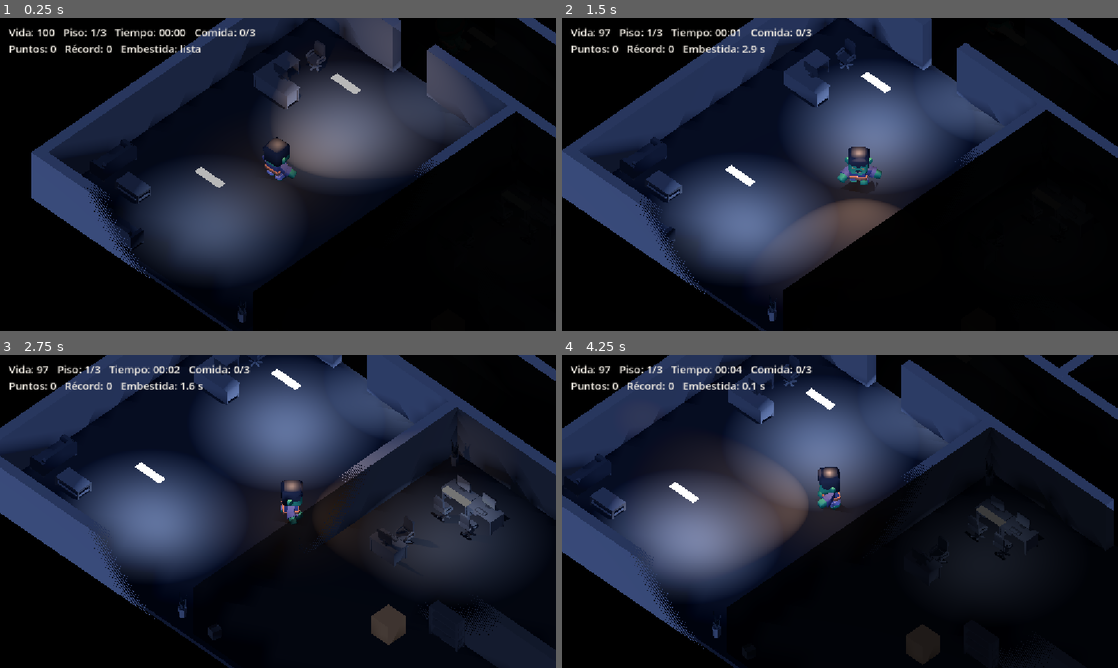
Above: before the commit, frames 1-4 (two rows, left to right).
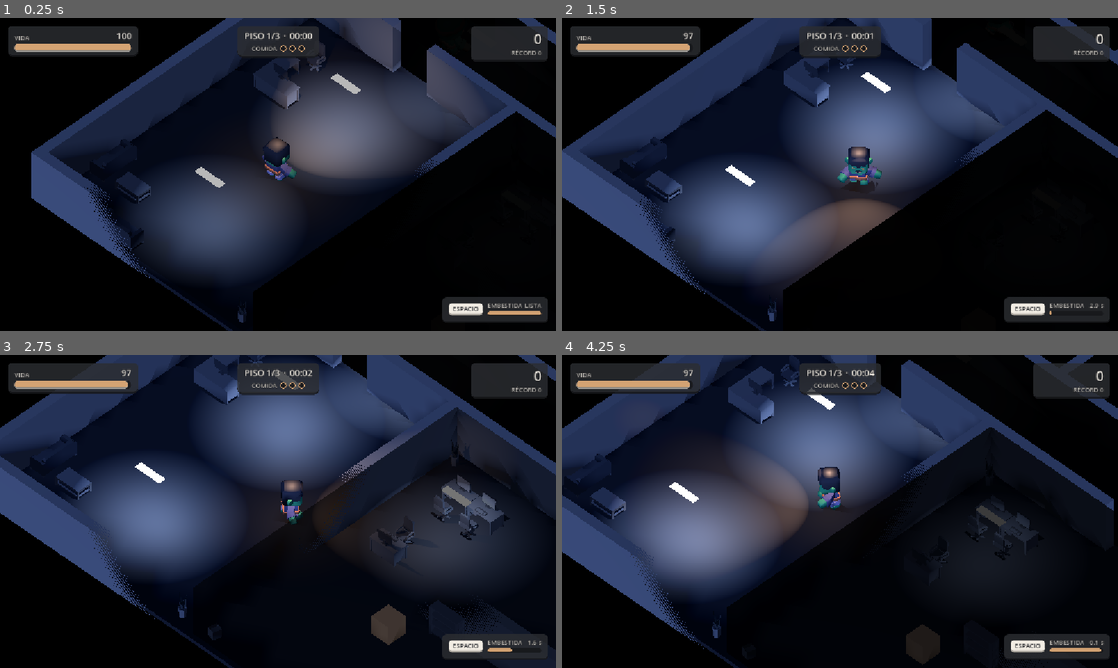
Above: after the commit, the same moments.

Repository: SofiaRubiano10/Zombivors_4to
Game: Godot game, scene res://main.tscn
Two runs of this game, one before a commit and one after it. Both use one fixed random seed, a clock stepped at 60 frames per second and the inputs below.
Inputs:
- Up to frame 1 (0.25 s): no input
- Up to frame 2 (1.5 s): tap Enter at 0.5 s; hold D (move_right) 0.53-1.28 s; hold Shift (correr) 0.53-1.28 s; hold S (move_down) from 1.28 s (still down); tap Space (embestir) at 1.35 s
- Up to frame 3 (2.75 s): release S (move_down) at 2.03 s; hold D (move_right) from 2.03 s (still down); tap E (interactuar) at 2.1 s
- Up to frame 4 (4.25 s): release D (move_right) at 2.78 s; hold W (move_up) 2.78-3.53 s; tap F at 2.85 s; hold A (move_left) from 3.53 s (still down); tap G at 3.6 s

The runs differ from the first frame. In frame 1, 6.3% of the frame differs, in the area x 1-99%, y 2-98%; in frame 2, 6.5%; in frame 3, 5.7%; in frame 4, 6.6%.

Commit message:
C7-02 HUD ordenado en recuadros anclados
El texto de una sola línea pasa a recuadros en las esquinas, anclados para que
se queden en su sitio con cualquier tamaño de ventana: vida con barra (arriba
izquierda), piso, cronómetro y comida con un punto por alimento (arriba centro),
puntos y récord (arriba derecha), embestida con su tecla y recarga (abajo
derecha) y fichas de mutaciones (abajo izquierda). Los avisos van en un cartel.
Usa el tema flat y los iconos del pack si están.

Co-authored-by: Juan Rojano <178296646+Jero-Rojano@users.noreply.github.com>

Diff:
--- a/hud.gd
+++ b/hud.gd
@@ -5,16 +5,41 @@
 # La vida llega por señal. El tiempo cambia cada cuadro, por eso se lee en _process.
 # Clase 3: avisos de estado en texto, grandes y arriba: "TE VIO" (rojo, peligro),
 # "SOSPECHA", "SALIDA ABIERTA" y "SALIDA CERRADA". Duran unos segundos y se apagan.
+# Clase 7: el HUD se ordena en recuadros anclados a las esquinas, con el tema flat
+# (ui/tema_flat.tres) y, si están, las texturas del Flat Design UI Pack:
+#   arriba izquierda -> vida          arriba centro -> piso, tiempo y comida
+#   arriba derecha   -> puntos        abajo derecha -> embestida
+#   abajo izquierda  -> mutaciones    centro arriba -> avisos
 
 const COLOR_PELIGRO = Color("#B22222")
 const COLOR_HUESO = Color(0.949, 0.929, 0.894)
+const COLOR_COMIDA = Color(0.831, 0.639, 0.451)
+const COLOR_APAGADO = Color(0.09, 0.094, 0.106, 0.9)
 @export var duracion_aviso = 2.0
 
-@onready var texto = $Texto
+@onready var raiz = $Raiz
+@onready var panel_vida = $Raiz/PanelVida
+@onready var valor_vida = $Raiz/PanelVida/Fila/Datos/Cabecera/Valor
+@onready var barra_vida = $Raiz/PanelVida/Fila/Datos/Barras/Barra
+@onready var rastro_vida = $Raiz/PanelVida/Fila/Datos/Barras/Rastro
+@onready var panel_objetivo = $Raiz/PanelObjetivo
+@onready var texto_piso = $Raiz/PanelObjetivo/Columna/Fila/Piso
+@onready var texto_tiempo = $Raiz/PanelObjetivo/Columna/Fila/Tiempo
+@onready var fila_comida = $Raiz/PanelObjetivo/Columna/FilaComida
+@onready var pips = $Raiz/PanelObjetivo/Columna/FilaComida/Pips
+@onready var estado_salida = $Raiz/PanelObjetivo/Columna/FilaComida/Estado
+@onready var panel_puntos = $Raiz/PanelPuntos
+@onready var texto_puntos = $Raiz/PanelPuntos/Columna/Fila/Puntos
+@onready var texto_record = $Raiz/PanelPuntos/Columna/Record
+@onready var panel_embestida = $Raiz/PanelEmbestida
+@onready var recarga = $Raiz/PanelEmbestida/Fila/Datos/Recarga
+@onready var estado_embestida = $Raiz/PanelEmbestida/Fila/Datos/Cabecera/Estado
+@onready var mutaciones = $Raiz/Mutaciones
 # Barra de progreso al comer: aparece sobre la cabeza del zombi mientras se
 # mantiene E junto a un alimento. Amarillo carne, el color de la comida.
-@onready var barra = $BarraComer
-@onready var aviso = $Aviso
+@onready var barra = $Raiz/BarraComer
+@onready var aviso = $Raiz/Aviso
+@onready var texto_aviso = $Raiz/Aviso/Texto
 var mordisco = null
 var embestida = null
 var reloj_aviso = 0.0
@@ -24,22 +49,33 @@
 # alimento más cercano.
 var flecha = Polygon2D.new()
 var vida_actual = 0
+var vida_max = 100
 var partida = null
 var jugador = null
 var interactuar = null
+var puntos = null
+# Lo que ya se dibujó: solo se reconstruye cuando cambia.
+var metas_dibujadas = -1
+var hechas_dibujadas = -1
+var mutaciones_dibujadas = -1
 
 func _ready():
+	PielFlat.aplicar(raiz.theme)
+	poner_iconos()
 	var pj = get_tree().get_first_node_in_group("jugador")
 	jugador = pj
 	interactuar = pj.get_node_or_null("Interactuar")
 	mordisco = pj.get_node_or_null("Mordisco")
 	embestida = pj.get_node_or_null("Embestida")
+	panel_embestida.visible = embestida != null
 	var salud = pj.get_node("Salud")
+	vida_max = maxi(salud.vida_inicial if salud.vida_inicial > 0 else salud.vida, 1)
+	barra_vida.max_value = vida_max
+	rastro_vida.max_value = vida_max
 	salud.cambio.connect(mostrar)
 	mostrar(salud.vida)
-	aviso.text = ""
 	flecha.polygon = PackedVector2Array([Vector2(14, 0), Vector2(-8, -9), Vector2(-8, 9)])
-	flecha.color = Color(0.831, 0.639, 0.451)
+	flecha.color = COLOR_COMIDA
 	flecha.visible = false
 	add_child(flecha)
 	# Los humanos pueden aparecer después (el cazador): se conectan al entrar.
@@ -52,6 +88,21 @@
 	get_tree().node_added.connect(_al_aparecer)
 	call_deferred("conectar_partida")
 
+# Iconos del pack (res://ui/flat_ui/iconos/). Sin el PNG, el recuadro queda solo con texto.
+func poner_iconos():
+	var lugares = {
+		"vida": $Raiz/PanelVida/Fila/Icono,
+		"piso": $Raiz/PanelObjetivo/Columna/Fila/IconoPiso,
+		"tiempo": $Raiz/PanelObjetivo/Columna/Fila/IconoTiempo,
+		"comida": $Raiz/PanelObjetivo/Columna/FilaComida/IconoComida,
+		"puntos": $Raiz/PanelPuntos/Columna/Fila/Icono,
+		"embestida": $Raiz/PanelEmbestida/Fila/Icono,
+	}
+	for nombre in lugares:
+		var textura = PielFlat.icono(nombre)
+		lugares[nombre].texture = textura
+		lugares[nombre].visible = textura != null
+
 func conectar_partida():
 	var p = get_tree().get_first_node_in_group("partida")
 	if p == null:
@@ -74,19 +125,30 @@
 	if h.has_signal("sospecha"):
 		h.sospecha.connect(avisar.bind("SOSPECHA", COLOR_HUESO, 1))
 
-func avisar(texto_aviso, color, prioridad):
+func avisar(texto, color, prioridad):
 	if reloj_aviso > 0.0 and prioridad < prioridad_aviso:
 		return
-	aviso.text = texto_aviso
-	aviso.add_theme_color_override("font_color", color)
+	texto_aviso.text = texto
+	texto_aviso.add_theme_color_override("font_color", color)
+	aviso.visible = true
+	centrar(aviso)
 	reloj_aviso = duracion_aviso
 	prioridad_aviso = prioridad
+
+# Un recuadro anclado al centro se ajusta a su texto y vuelve al medio.
+func centrar(control):
+	control.reset_size()
+	control.position.x = (raiz.size.x - control.size.x) * 0.5
 
 func _process(delta):
 	reloj_aviso = maxf(reloj_aviso - delta, 0.0)
 	# El último medio segundo se desvanece.
 	aviso.modulate.a = clampf(reloj_aviso / 0.5, 0.0, 1.0)
-	actualizar_texto()
+	aviso.visible = reloj_aviso > 0.0
+	actualizar_objetivo()
+	actualizar_puntos()
+	actualizar_embestida()
+	actualizar_mutaciones()
 	actualizar_barra()
 	actualizar_flecha()
 
@@ -130,35 +192,99 @@
 
 func mostrar(vida):
 	vida_actual = vida
-	actualizar_texto()
-	print("HUD -> ", texto.text)
-
-# "lista", "x2" con dos cargas, o los segundos que faltan.
-func texto_embestida():
-	if embestida.cargas > 0:
-		return "lista" if embestida.cargas == 1 else "x" + str(embestida.cargas)
-	return str(snappedf(embestida.recarga, 0.1)) + " s"
-
-func actualizar_texto():
+	barra_vida.value = vida
+	rastro_vida.value = vida
+	valor_vida.text = str(vida)
+	print("HUD -> vida ", vida)
+
+# Piso, cronómetro y comida que falta para abrir la salida.
+func actualizar_objetivo():
 	# Se busca aquí: la Partida quizá todavía no existía en _ready().
 	if partida == null:
 		partida = get_tree().get_first_node_in_group("partida")
-	var linea = "Vida: " + str(vida_actual)
-	if partida != null:
-		# Cronómetro (sube) y comida que falta para abrir la salida.
-		linea += "   Piso: " + str(Partida.zona) + "/" + str(partida.zonas_total)
-		linea += "   Tiempo: " + partida.reloj_texto(partida.tiempo)
-		if partida.metas > 0:
-			linea += "   Comida: " + str(mini(partida.hechas, partida.metas)) + "/" + str(partida.metas)
-		var puntos = get_tree().get_first_node_in_group("puntuacion")
-		if puntos != null:
-			linea += "\nPuntos: " + str(puntos.en_curso()) + "   Récord: " + str(maxi(puntos.record, 0))
-		if not Mutaciones.elegidas.is_empty():
-			linea += "   Mutaciones: " + ", ".join(Mutaciones.elegidas)
-		if embestida != null:
-			linea += "   Embestida: " + texto_embestida()
-		if partida.tarde:
-			linea += "   SALIDA CERRADA"
-		elif partida.abierta:
-			linea += "   SALIDA ABIERTA"
-	texto.text = linea
+	panel_objetivo.visible = partida != null
+	if partida == null:
+		return
+	texto_piso.text = "PISO " + str(Partida.zona) + "/" + str(partida.zonas_total)
+	texto_tiempo.text = partida.reloj_texto(partida.tiempo)
+	fila_comida.visible = partida.metas > 0
+	if partida.metas != metas_dibujadas or partida.hechas != hechas_dibujadas:
+		dibujar_pips(partida.metas, mini(partida.hechas, partida.metas))
+	if partida.tarde:
+		mostrar_estado_salida("SALIDA CERRADA", COLOR_PELIGRO)
+	elif partida.abierta:
+		mostrar_estado_salida("SALIDA ABIERTA", COLOR_COMIDA)
+	else:
+		estado_salida.visible = false
+
+func mostrar_estado_salida(texto, color):
+	estado_salida.visible = true
+	estado_salida.text = texto
+	estado_salida.add_theme_color_override("font_color", color)
+
+# Un punto por alimento de la meta: lleno = comido.
+func dibujar_pips(metas, hechas):
+	if metas != metas_dibujadas:
+		for p in pips.get_children():
+			p.queue_free()
+		for i in metas:
+			var pip = Panel.new()
+			pip.custom_minimum_size = Vector2(14, 14)
+			pip.mouse_filter = Control.MOUSE_FILTER_IGNORE
+			pips.add_child(pip)
+		metas_dibujadas = metas
+	for i in pips.get_child_count():
+		pintar_pip(pips.get_child(i), i < hechas)
+	hechas_dibujadas = hechas
+	centrar(panel_objetivo)
+
+func pintar_pip(pip, lleno):
+	var caja = StyleBoxFlat.new()
+	caja.bg_color = COLOR_COMIDA if lleno else COLOR_APAGADO
+	caja.set_corner_radius_all(7)
+	caja.set_border_width_all(2)
+	caja.border_color = COLOR_COMIDA
+	pip.add_theme_stylebox_override("panel", caja)
+
+func actualizar_puntos():
+	if puntos == null:
+		puntos = get_tree().get_first_node_in_group("puntuacion")
+	panel_puntos.visible = puntos != null
+	if puntos == null:
+		return
+	texto_puntos.text = str(puntos.en_curso())
+	texto_record.text = "RÉCORD " + str(maxi(puntos.record, 0))
+
+# Barra que se llena mientras recarga. "LISTA", "x2" con dos cargas.
+func actualizar_embestida():
+	if embestida == null:
+		return
+	var listas = embestida.cargas
+	if listas >= embestida.cargas_max:
+		recarga.value = 1.0
+	else:
+		recarga.value = 1.0 - embestida.recarga / maxf(embestida.enfriamiento, 0.01)
+	if listas <= 0:
+		estado_embestida.text = str(snappedf(embestida.recarga, 0.1)) + " s"
+	elif embestida.cargas_max > 1:
+		estado_embestida.text = "x" + str(listas)
+	else:
+		estado_embestida.text = "LISTA"
+
+# Una ficha por mutación elegida (la run entera).
+func actualizar_mutaciones():
+	if Mutaciones.elegidas.size() == mutaciones_dibujadas:
+		return
+	mutaciones_dibujadas = Mutaciones.elegidas.size()
+	for c in mutaciones.get_children():
+		c.queue_free()
+	for nombre in Mutaciones.elegidas:
+		var ficha = PanelContainer.new()
+		ficha.theme_type_variation = &"PanelChip"
+		ficha.mouse_filter = Control.MOUSE_FILTER_IGNORE
+		ficha.tooltip_text = Mutaciones.LISTA.get(nombre, "")
+		var texto = Label.new()
+		texto.theme_type_variation = &"LabelChip"
+		texto.text = nombre
+		ficha.add_child(texto)
+		mutaciones.add_child(ficha)
--- a/hud.tscn
+++ b/hud.tscn
@@ -1,59 +1,320 @@
 [gd_scene format=3]
 
 [ext_resource type="Script" path="res://hud.gd" id="1_hud"]
-
-[sub_resource type="StyleBoxFlat" id="Fondo_barra"]
-bg_color = Color(0.169, 0.176, 0.192, 0.85)
-border_width_left = 1
-border_width_top = 1
-border_width_right = 1
-border_width_bottom = 1
-border_color = Color(0.949, 0.929, 0.894, 1)
-corner_radius_top_left = 2
-corner_radius_top_right = 2
-corner_radius_bottom_right = 2
-corner_radius_bottom_left = 2
-
-[sub_resource type="StyleBoxFlat" id="Relleno_barra"]
-bg_color = Color(0.831, 0.639, 0.451, 1)
-corner_radius_top_left = 2
-corner_radius_top_right = 2
-corner_radius_bottom_right = 2
-corner_radius_bottom_left = 2
+[ext_resource type="Theme" path="res://ui/tema_flat.tres" id="2_tema"]
 
 [node name="HUD" type="CanvasLayer"]
 script = ExtResource("1_hud")
 
-[node name="Texto" type="Label" parent="."]
-offset_left = 18.0
-offset_top = 14.0
-offset_right = 318.0
-offset_bottom = 48.0
-theme_override_colors/font_color = Color(0.949, 0.929, 0.894, 1)
-theme_override_font_sizes/font_size = 22
-text = "Vida: "
-
-[node name="BarraComer" type="ProgressBar" parent="."]
-visible = false
+[node name="Raiz" type="Control" parent="."]
+layout_mode = 3
+anchors_preset = 15
+anchor_right = 1.0
+anchor_bottom = 1.0
+grow_horizontal = 2
+grow_vertical = 2
+mouse_filter = 2
+theme = ExtResource("2_tema")
+
+[node name="PanelVida" type="PanelContainer" parent="Raiz"]
+layout_mode = 0
+offset_left = 16.0
+offset_top = 16.0
+offset_right = 286.0
+offset_bottom = 74.0
+mouse_filter = 2
+
+[node name="Fila" type="HBoxContainer" parent="Raiz/PanelVida"]
+layout_mode = 2
+theme_override_constants/separation = 10
+
+[node name="Icono" type="TextureRect" parent="Raiz/PanelVida/Fila"]
+visible = false
+custom_minimum_size = Vector2(34, 34)
+layout_mode = 2
+size_flags_vertical = 4
+expand_mode = 1
+stretch_mode = 5
+
+[node name="Datos" type="VBoxContainer" parent="Raiz/PanelVida/Fila"]
+layout_mode = 2
+size_flags_horizontal = 3
+theme_override_constants/separation = 4
+
+[node name="Cabecera" type="HBoxContainer" parent="Raiz/PanelVida/Fila/Datos"]
+layout_mode = 2
+
+[node name="Titulo" type="Label" parent="Raiz/PanelVida/Fila/Datos/Cabecera"]
+layout_mode = 2
+size_flags_horizontal = 3
+size_flags_vertical = 8
+theme_type_variation = &"LabelPequeno"
+text = "VIDA"
+
+[node name="Valor" type="Label" parent="Raiz/PanelVida/Fila/Datos/Cabecera"]
+layout_mode = 2
+text = "100"
+horizontal_alignment = 2
+
+[node name="Barras" type="Control" parent="Raiz/PanelVida/Fila/Datos"]
+custom_minimum_size = Vector2(220, 16)
+layout_mode = 2
+mouse_filter = 2
+
+[node name="Rastro" type="ProgressBar" parent="Raiz/PanelVida/Fila/Datos/Barras"]
+layout_mode = 1
+anchors_preset = 15
+anchor_right = 1.0
+anchor_bottom = 1.0
+grow_horizontal = 2
+grow_vertical = 2
+mouse_filter = 2
+theme_type_variation = &"BarraRastro"
+step = 0.01
+value = 100.0
+show_percentage = false
+
+[node name="Barra" type="ProgressBar" parent="Raiz/PanelVida/Fila/Datos/Barras"]
+layout_mode = 1
+anchors_preset = 15
+anchor_right = 1.0
+anchor_bottom = 1.0
+grow_horizontal = 2
+grow_vertical = 2
+mouse_filter = 2
+theme_type_variation = &"BarraEncima"
+step = 0.01
+value = 100.0
+show_percentage = false
+
+[node name="PanelObjetivo" type="PanelContainer" parent="Raiz"]
+layout_mode = 1
+anchors_preset = 5
+anchor_left = 0.5
+anchor_right = 0.5
+offset_left = -120.0
+offset_top = 16.0
+offset_right = 120.0
+offset_bottom = 80.0
+grow_horizontal = 2
+mouse_filter = 2
+
+[node name="Columna" type="VBoxContainer" parent="Raiz/PanelObjetivo"]
+layout_mode = 2
+theme_override_constants/separation = 4
+
+[node name="Fila" type="HBoxContainer" parent="Raiz/PanelObjetivo/Columna"]
+layout_mode = 2
+theme_override_constants/separation = 8
+alignment = 1
+
+[node name="IconoPiso" type="TextureRect" parent="Raiz/PanelObjetivo/Columna/Fila"]
+visible = false
+custom_minimum_size = Vector2(24, 24)
+layout_mode = 2
+size_flags_vertical = 4
+expand_mode = 1
+stretch_mode = 5
+
+[node name="Piso" type="Label" parent="Raiz/PanelObjetivo/Columna/Fila"]
+layout_mode = 2
+text = "PISO 1/3"
+
+[node name="Punto" type="Label" parent="Raiz/PanelObjetivo/Columna/Fila"]
+layout_mode = 2
+theme_type_variation = &"LabelPequeno"
+text = "•"
+
+[node name="IconoTiempo" type="TextureRect" parent="Raiz/PanelObjetivo/Columna/Fila"]
+visible = false
+custom_minimum_size = Vector2(24, 24)
+layout_mode = 2
+size_flags_vertical = 4
+expand_mode = 1
+stretch_mode = 5
+
+[node name="Tiempo" type="Label" parent="Raiz/PanelObjetivo/Columna/Fila"]
+layout_mode = 2
+text = "00:00"
+
+[node name="FilaComida" type="HBoxContainer" parent="Raiz/PanelObjetivo/Columna"]
+layout_mode = 2
+theme_override_constants/separation = 6
+alignment = 1
+
+[node name="IconoComida" type="TextureRect" parent="Raiz/PanelObjetivo/Columna/FilaComida"]
+visible = false
+custom_minimum_size = Vector2(20, 20)
+layout_mode = 2
+size_flags_vertical = 4
+expand_mode = 1
+stretch_mode = 5
+
+[node name="Titulo" type="Label" parent="Raiz/PanelObjetivo/Columna/FilaComida"]
+layout_mode = 2
+theme_type_variation = &"LabelPequeno"
+text = "COMIDA"
+
+[node name="Pips" type="HBoxContainer" parent="Raiz/PanelObjetivo/Columna/FilaComida"]
+layout_mode = 2
+size_flags_vertical = 4
+theme_override_constants/separation = 5
+
+[node name="Estado" type="Label" parent="Raiz/PanelObjetivo/Columna/FilaComida"]
+visible = false
+layout_mode = 2
+theme_type_variation = &"LabelPequeno"
+text = "SALIDA ABIERTA"
+
+[node name="PanelPuntos" type="PanelContainer" parent="Raiz"]
+layout_mode = 1
+anchors_preset = 1
+anchor_left = 1.0
+anchor_right = 1.0
+offset_left = -176.0
+offset_top = 16.0
+offset_right = -16.0
+offset_bottom = 82.0
+grow_horizontal = 0
+mouse_filter = 2
+
+[node name="Columna" type="VBoxContainer" parent="Raiz/PanelPuntos"]
+layout_mode = 2
+theme_override_constants/separation = 0
+
+[node name="Fila" type="HBoxContainer" parent="Raiz/PanelPuntos/Columna"]
+layout_mode = 2
+theme_override_constants/separation = 8
+alignment = 2
+
+[node name="Icono" type="TextureRect" parent="Raiz/PanelPuntos/Columna/Fila"]
+visible = false
+custom_minimum_size = Vector2(28, 28)
+layout_mode = 2
+size_flags_vertical = 4
+expand_mode = 1
+stretch_mode = 5
+
+[node name="Puntos" type="Label" parent="Raiz/PanelPuntos/Columna/Fila"]
+custom_minimum_size = Vector2(110, 0)
+layout_mode = 2
+theme_type_variation = &"LabelGrande"
+text = "0"
+horizontal_alignment = 2
+
+[node name="Record" type="Label" parent="Raiz/PanelPuntos/Columna"]
+layout_mode = 2
+theme_type_variation = &"LabelPequeno"
+text = "RÉCORD 0"
+horizontal_alignment = 2
+
+[node name="PanelEmbestida" type="PanelContainer" parent="Raiz"]
+layout_mode = 1
+anchors_preset = 3
+anchor_left = 1.0
+anchor_top = 1.0
+anchor_right = 1.0
+anchor_bottom = 1.0
+offset_left = -236.0
+offset_top = -70.0
+offset_right = -16.0
+offset_bottom = -16.0
+grow_horizontal = 0
+grow_vertical = 0
+mouse_filter = 2
+
+[node name="Fila" type="HBoxContainer" parent="Raiz/PanelEmbestida"]
+layout_mode = 2
+theme_override_constants/separation = 10
+
+[node name="Tecla" type="PanelContainer" parent="Raiz/PanelEmbestida/Fila"]
+layout_mode = 2
+size_flags_vertical = 4
+mouse_filter = 2
+theme_type_variation = &"PanelTecla"
+
+[node name="Texto" type="Label" parent="Raiz/PanelEmbestida/Fila/Tecla"]
+layout_mode = 2
+theme_type_variation = &"LabelTecla"
+text = "ESPACIO"
+
+[node name="Datos" type="VBoxContainer" parent="Raiz/PanelEmbestida/Fila"]
+layout_mode = 2
+size_flags_horizontal = 3
+theme_override_constants/separation = 3
+
+[node name="Cabecera" type="HBoxContainer" parent="Raiz/PanelEmbestida/Fila/Datos"]
+layout_mode = 2
+
+[node name="Titulo" type="Label" parent="Raiz/PanelEmbestida/Fila/Datos/Cabecera"]
+layout_mode = 2
+size_flags_horizontal = 3
+theme_type_variation = &"LabelPequeno"
+text = "EMBESTIDA"
+
+[node name="Estado" type="Label" parent="Raiz/PanelEmbestida/Fila/Datos/Cabecera"]
+layout_mode = 2
+theme_type_variation = &"LabelPequeno"
+text = "LISTA"
+horizontal_alignment = 2
+
+[node name="Recarga" type="ProgressBar" parent="Raiz/PanelEmbestida/Fila/Datos"]
+custom_minimum_size = Vector2(110, 10)
+layout_mode = 2
+mouse_filter = 2
+max_value = 1.0
+step = 0.001
+value = 1.0
+show_percentage = false
+
+[node name="Icono" type="TextureRect" parent="Raiz/PanelEmbestida/Fila"]
+visible = false
+custom_minimum_size = Vector2(28, 28)
+layout_mode = 2
+size_flags_vertical = 4
+expand_mode = 1
+stretch_mode = 5
+
+[node name="Mutaciones" type="HBoxContainer" parent="Raiz"]
+layout_mode = 1
+anchors_preset = 2
+anchor_top = 1.0
+anchor_bottom = 1.0
+offset_left = 16.0
+offset_top = -46.0
+offset_right = 56.0
+offset_bottom = -16.0
+grow_vertical = 0
+mouse_filter = 2
+theme_override_constants/separation = 6
+
+[node name="Aviso" type="PanelContainer" parent="Raiz"]
+visible = false
+layout_mode = 1
+anchors_preset = 5
+anchor_left = 0.5
+anchor_right = 0.5
+offset_left = -110.0
+offset_top = 104.0
+offset_right = 110.0
+offset_bottom = 164.0
+grow_horizontal = 2
+mouse_filter = 2
+theme_type_variation = &"PanelAviso"
+
+[node name="Texto" type="Label" parent="Raiz/Aviso"]
+layout_mode = 2
+theme_type_variation = &"LabelGrande"
+theme_override_font_sizes/font_size = 32
+text = "TE VIO"
+horizontal_alignment = 1
+
+[node name="BarraComer" type="ProgressBar" parent="Raiz"]
+visible = false
+layout_mode = 0
 offset_right = 70.0
 offset_bottom = 10.0
+mouse_filter = 2
 max_value = 1.0
 step = 0.001
 show_percentage = false
-theme_override_styles/background = SubResource("Fondo_barra")
-theme_override_styles/fill = SubResource("Relleno_barra")
-
-[node name="Aviso" type="Label" parent="."]
-anchors_preset = 5
-anchor_left = 0.5
-anchor_right = 0.5
-offset_left = -300.0
-offset_top = 60.0
-offset_right = 300.0
-offset_bottom = 110.0
-grow_horizontal = 2
-theme_override_colors/font_color = Color(0.949, 0.929, 0.894, 1)
-theme_override_colors/font_outline_color = Color(0, 0, 0, 1)
-theme_override_constants/outline_size = 6
-theme_override_font_sizes/font_size = 34
-horizontal_alignment = 1
